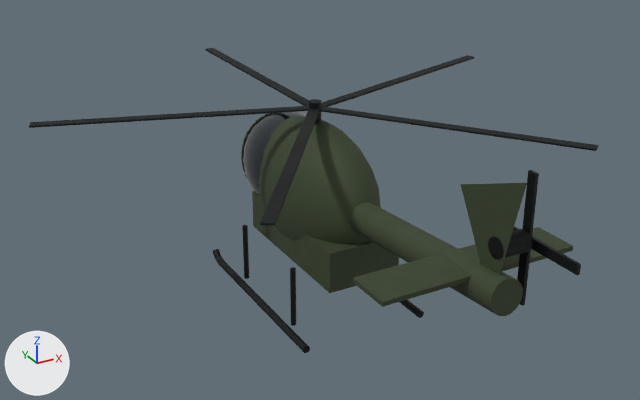
An edit to the glTF model public/models/fleet/500md.glb, drawn before and after from the same camera.
Both versions are drawn from a camera (50 mm lens) standing at (-5.76, -10.62, 6.82) and looking at (-0.15, -0.41, 1.72). Arrows for +X, +Y and +Z are at lower left; the lights stay in place. The first picture is the older version. Where no turn or scale is listed for an object, it has been applied to the vertices.

The first picture shows '500D rotor blade', '500D rotor blade.001', '500D rotor blade.002', '500D rotor blade.003', '500D rotor blade.004', 'Hull_MVP olive paint', 'Hull_MVP optical glass', 'RunningGear_MVP exposed metal', 'Tail_MVP exposed metal', 'Tail_MVP olive paint' and 2 more.
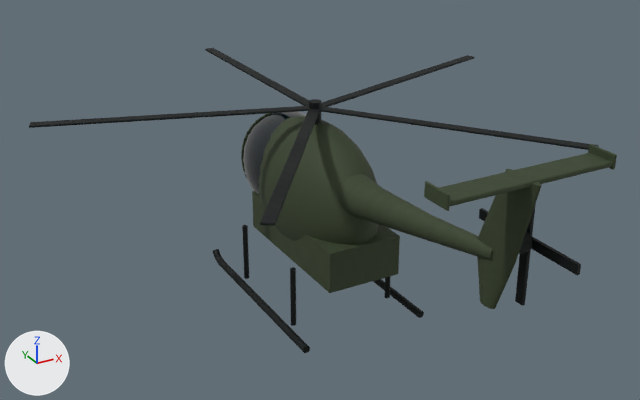
Commit message: Match the 500MD high stabilizer and tapered tail to the Army photograph

Where the change shows, as pixel boxes (x1, y1, x2, y2) in the pictures (640 x 400 px):
```json
{"object": "Tail_MVP olive paint", "change": "deleted", "before": [349, 183, 573, 316], "on screen": "green"}
{"object": "Tapered tail boom", "change": "added", "after": [338, 174, 493, 261], "on screen": "green"}
{"object": "Swept tail fin", "change": "added", "after": [477, 169, 542, 309]}
{"object": "High stabilizer", "change": "added", "after": [439, 153, 612, 206], "on screen": "green"}
{"object": "Stabilizer tip plate", "change": "added", "after": [424, 181, 450, 211], "on screen": "green"}
{"object": "Stabilizer tip plate.001", "change": "added", "after": [588, 144, 617, 170]}
```

Scene script edits in JSON lines:
```json
{"op": "add", "block": "me_tapered_tail_boom", "code": ["me_tapered_tail_boom = bpy.data.meshes.new('Tapered tail boom')", "me_tapered_tail_boom.from_pydata(...)  # 96 vertices, 188 faces; spans x -0.34..0.34, y -4.05..-0.85, z 1.86..2.74", "me_tapered_tail_boom.materials.append(mat_mvp_olive_paint)"]}
{"op": "add", "block": "me_swept_tail_fin", "code": ["me_swept_tail_fin = bpy.data.meshes.new('Swept tail fin')", "me_swept_tail_fin.from_pydata(...)  # 72 vertices, 140 faces; spans x -0.03..0.08, y -4.61..-3.71, z 1.98..3.64", "me_swept_tail_fin.materials.append(mat_mvp_olive_paint)"]}
{"op": "add", "block": "me_cube_008", "code": ["me_cube_008 = bpy.data.meshes.new('Cube.008')", "me_cube_008.from_pydata(...)  # 56 vertices, 108 faces; spans x -0.017..0.017, y -0.19..0.19, z -0.085..0.085", "me_cube_008.materials.append(mat_mvp_olive_paint)"]}
{"op": "add", "block": "me_cube_006", "code": ["me_cube_006 = bpy.data.meshes.new('Cube.006')", "me_cube_006.from_pydata(...)  # 56 vertices, 108 faces; spans x -1.08..1.08, y -0.18..0.18, z -0.03..0.03", "me_cube_006.materials.append(mat_mvp_olive_paint)"]}
{"op": "remove", "block": "ob_tail_mvp_olive_paint", "code": ["ob_tail_mvp_olive_paint = bpy.data.objects.new('Tail_MVP olive paint', me_cylinder)", "ob_tail_mvp_olive_paint.location = (0.01, -2.81, 1.9)"]}
{"op": "add", "block": "ob_tapered_tail_boom", "code": ["ob_tapered_tail_boom = bpy.data.objects.new('Tapered tail boom', me_tapered_tail_boom)", "ob_tapered_tail_boom.location = (0.0, 0.0, -0.19)"]}
{"op": "add", "block": "ob_swept_tail_fin", "code": ["ob_swept_tail_fin = bpy.data.objects.new('Swept tail fin', me_swept_tail_fin)", "ob_swept_tail_fin.location = (0.0, 0.0, -0.19)"]}
{"op": "add", "block": "ob_stabilizer_tip_plate_001", "code": ["ob_stabilizer_tip_plate_001 = bpy.data.objects.new('Stabilizer tip plate.001', me_cube_008)", "ob_stabilizer_tip_plate_001.location = (1.09, -4.34, 3.47)"]}
{"op": "add", "block": "ob_stabilizer_tip_plate", "code": ["ob_stabilizer_tip_plate = bpy.data.objects.new('Stabilizer tip plate', me_cube_008.copy())", "ob_stabilizer_tip_plate.location = (-1.05, -4.36, 3.47)"]}
{"op": "add", "block": "ob_high_stabilizer", "code": ["ob_high_stabilizer = bpy.data.objects.new('High stabilizer', me_cube_006)", "ob_high_stabilizer.location = (0.02, -4.35, 3.44)"]}
```
